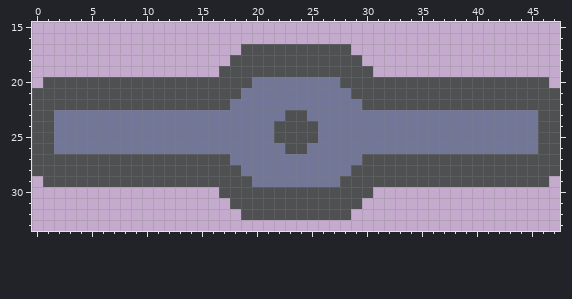
One commit to this pixel-art sprite: sprites/units/AirRocket/T1arocket-rotor.png. Above, as it was before the edit.
The file is 48x48 pixels. Shown: x 0..47, y 15..33.
Once edited:
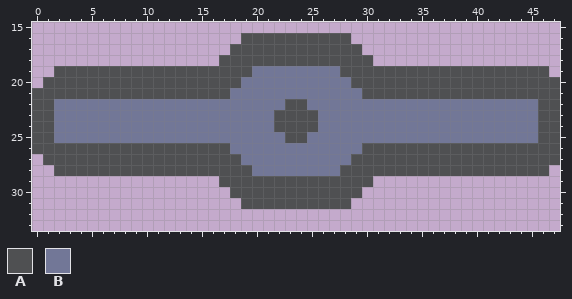
Palette (. is transparent): A #4f5052  B #727797
Changes in this commit:
@@ x 0..47 @@
 15 ................................................
-16 ................................................
-17 ...................AAAAAAAAAA...................
-18 ..................AAAAAAAAAAAA..................
-19 .................AAAAAAAAAAAAAA.................
-20 .AAAAAAAAAAAAAAAAAAABBBBBBBBAAAAAAAAAAAAAAAAAAA.
-21 AAAAAAAAAAAAAAAAAAABBBBBBBBBBAAAAAAAAAAAAAAAAAAA
-22 AAAAAAAAAAAAAAAAAABBBBBBBBBBBBAAAAAAAAAAAAAAAAAA
-23 AABBBBBBBBBBBBBBBBBBBBBAABBBBBBBBBBBBBBBBBBBBBAA
+16 ...................AAAAAAAAAA...................
+17 ..................AAAAAAAAAAAA..................
+18 .................AAAAAAAAAAAAAA.................
+19 ..AAAAAAAAAAAAAAAAAABBBBBBBBAAAAAAAAAAAAAAAAAAA.
+20 .AAAAAAAAAAAAAAAAAABBBBBBBBBBAAAAAAAAAAAAAAAAAAA
+21 AAAAAAAAAAAAAAAAAABBBBBBBBBBBBAAAAAAAAAAAAAAAAAA
+22 AABBBBBBBBBBBBBBBBBBBBBAABBBBBBBBBBBBBBBBBBBBBAA
+23 AABBBBBBBBBBBBBBBBBBBBAAAABBBBBBBBBBBBBBBBBBBBAA
 24 AABBBBBBBBBBBBBBBBBBBBAAAABBBBBBBBBBBBBBBBBBBBAA
-25 AABBBBBBBBBBBBBBBBBBBBAAAABBBBBBBBBBBBBBBBBBBBAA
-26 AABBBBBBBBBBBBBBBBBBBBBAABBBBBBBBBBBBBBBBBBBBBAA
-27 AAAAAAAAAAAAAAAAAABBBBBBBBBBBBAAAAAAAAAAAAAAAAAA
-28 AAAAAAAAAAAAAAAAAAABBBBBBBBBBAAAAAAAAAAAAAAAAAAA
-29 .AAAAAAAAAAAAAAAAAAABBBBBBBBAAAAAAAAAAAAAAAAAAA.
-30 .................AAAAAAAAAAAAAA.................
-31 ..................AAAAAAAAAAAA..................
-32 ...................AAAAAAAAAA...................
+25 AABBBBBBBBBBBBBBBBBBBBBAABBBBBBBBBBBBBBBBBBBBBAA
+26 AAAAAAAAAAAAAAAAAABBBBBBBBBBBBAAAAAAAAAAAAAAAAAA
+27 .AAAAAAAAAAAAAAAAAABBBBBBBBBBAAAAAAAAAAAAAAAAAAA
+28 ..AAAAAAAAAAAAAAAAAABBBBBBBBAAAAAAAAAAAAAAAAAAA.
+29 .................AAAAAAAAAAAAAA.................
+30 ..................AAAAAAAAAAAA..................
+31 ...................AAAAAAAAAA...................
+32 ................................................
 33 ................................................
Changed places in both pictures, as pixel boxes (x1, y1, x2, y2):
changed: (32, 33, 560, 220)
